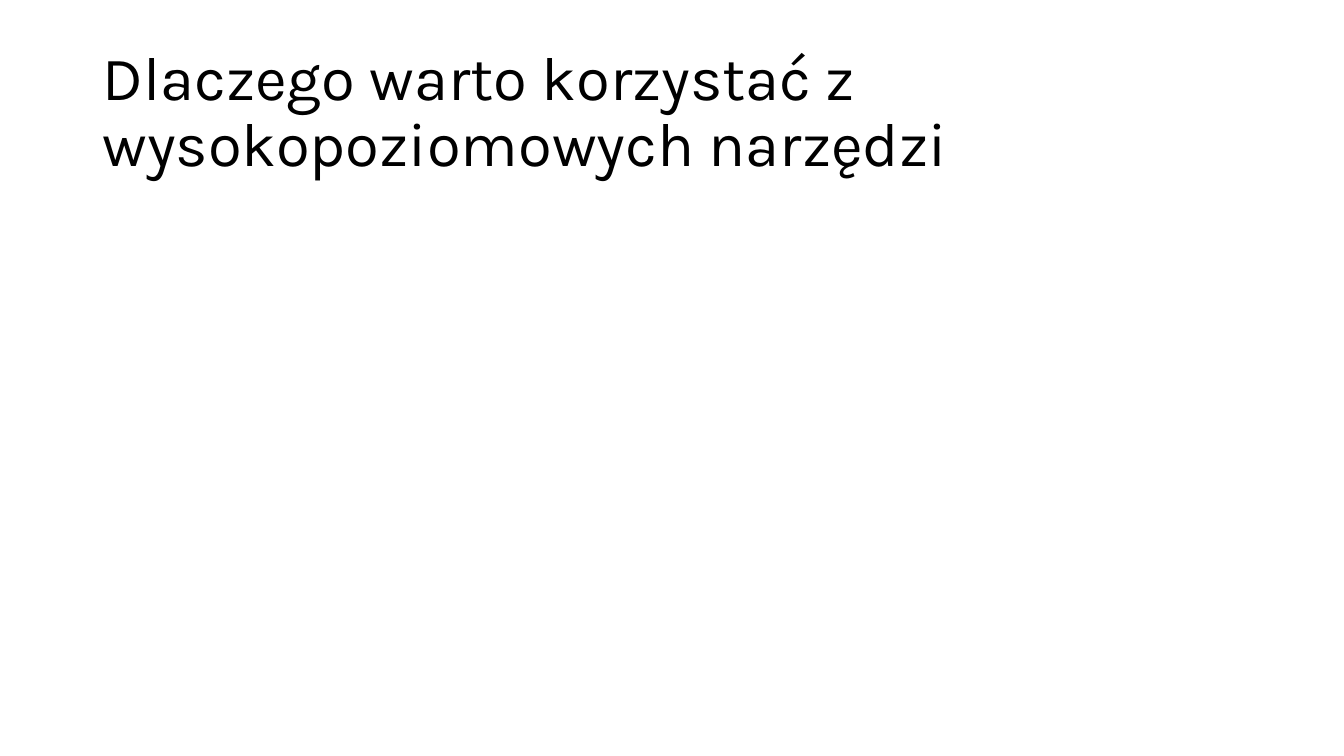
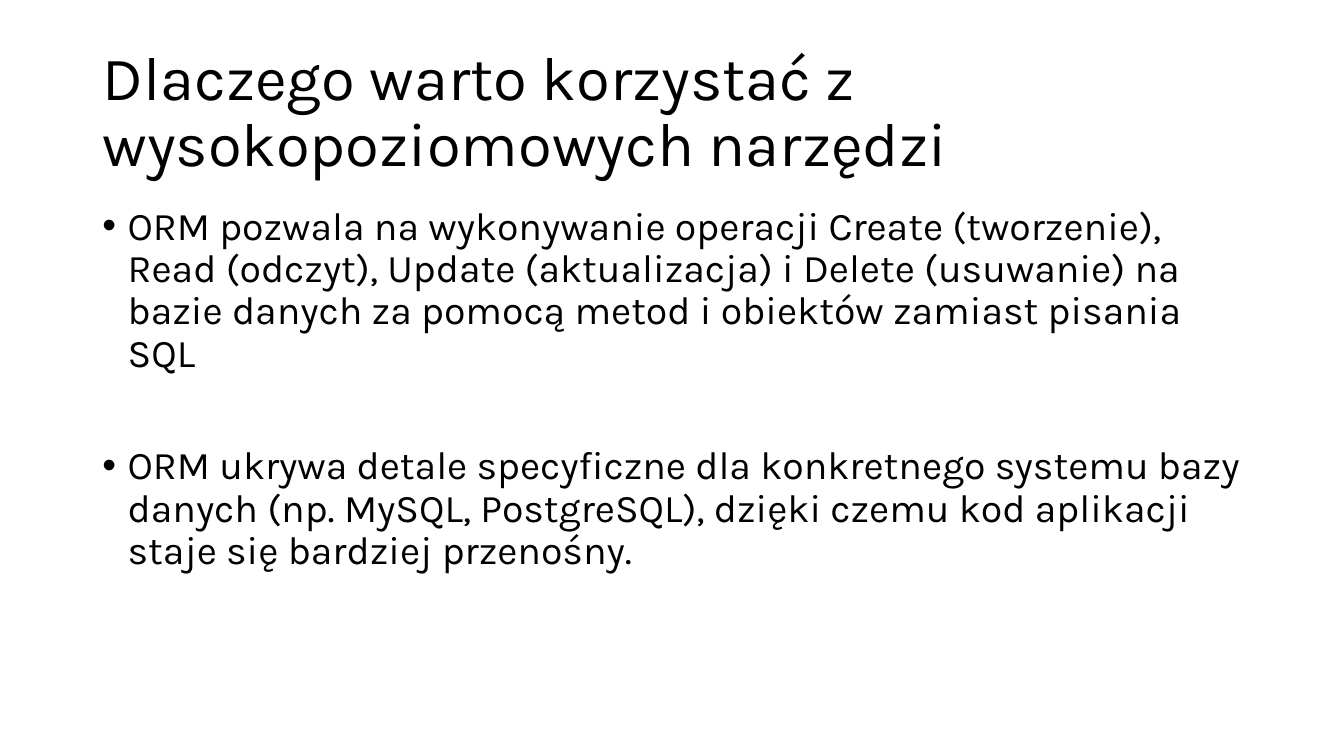
Before and after one commit to Tomusss/prezentacja, a slide deck: slide 2 of Integracja MySQL z Pythonem.pptx. Drawn at 1344x756 pixels with LibreOffice and Linux fonts; fonts in the diff are those of the drawing. Boxes give left, top, right and bottom in pixels: in the first picture for what was removed or moved away, otherwise in the second. Text is boxed around its words. In the diff, an @@ line names an element or a change of style, - is before the commit and + after.

```diff
--- a/Integracja MySQL z Pythonem.pptx
+++ b/Integracja MySQL z Pythonem.pptx
@@ text added at bbox=[128, 211, 1240, 574], 28 pt, text #000000 @@
+• ORM pozwala na wykonywanie operacji Create (tworzenie), Read (odczyt), Update (aktualizacja) i Delete (usuwanie) na bazie danych za pomocą metod i obiektów zamiast pisania SQL
+• ORM ukrywa detale specyficzne dla konkretnego systemu bazy danych (np. MySQL, PostgreSQL), dzięki czemu kod aplikacji staje się bardziej przenośny.
```
Also in this commit, not shown: 5 slides added, 1 slide removed.
